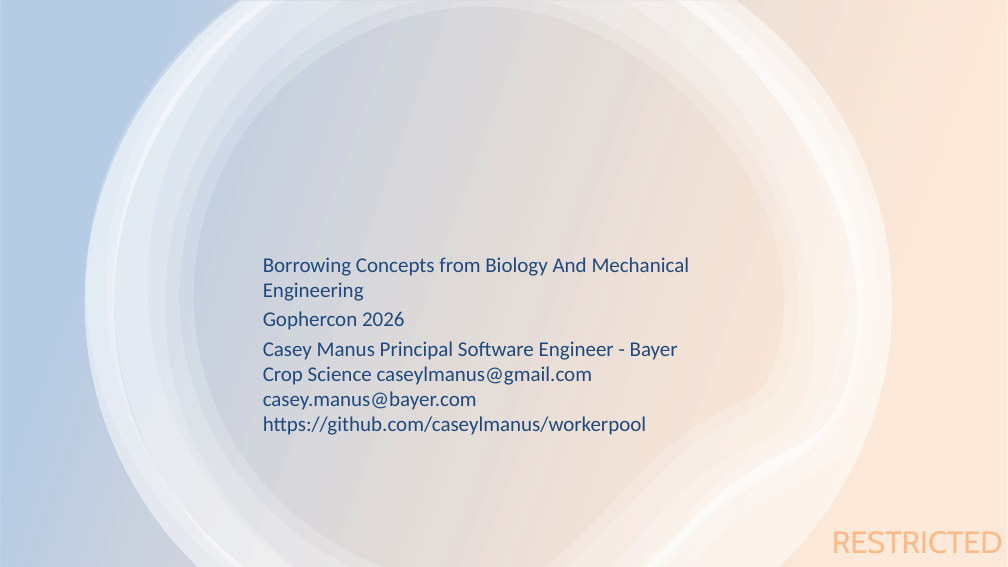
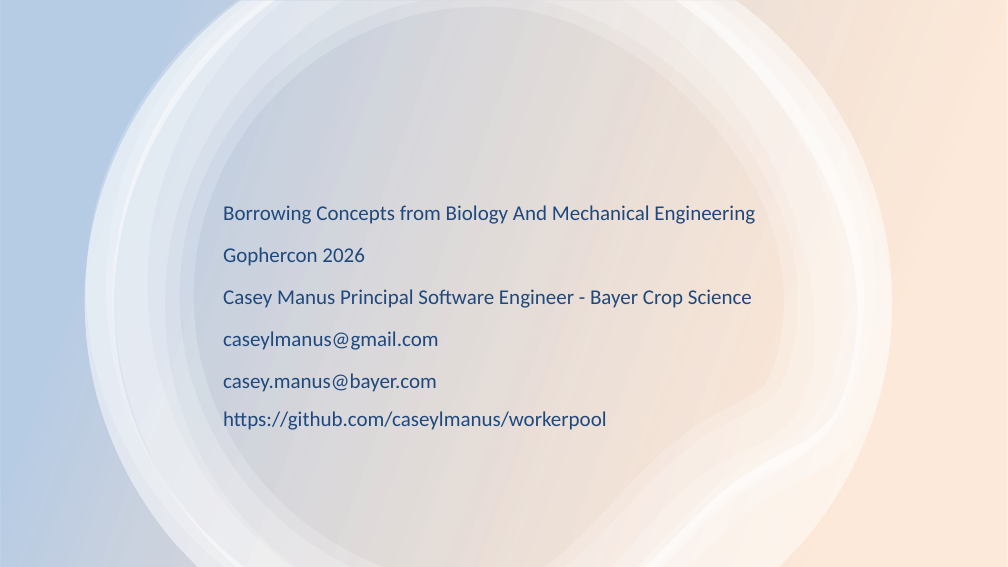
Before and after one commit to caseylmanus/workerpool, a slide deck: slide 2 of presentation.pptx. Drawn at 1008x567 pixels with LibreOffice and Linux fonts; fonts in the diff are those of the drawing. Boxes give left, top, right and bottom in pixels: in the first picture for what was removed or moved away, otherwise in the second. Text is boxed around its words. In the diff, an @@ line names an element or a change of style, - is before the commit and + after.

```diff
--- a/presentation.pptx
+++ b/presentation.pptx
@@ text "Borrowing Concepts from Biology And ..." moved from (x1=263, y1=257, x2=690, y2=435) to (x1=223, y1=205, x2=755, y2=430) @@
@@ text at (x1=223, y1=205, x2=755, y2=266): line spacing 1 to 1.5 @@
@@ text at (x1=223, y1=289, x2=752, y2=430): text changed @@
-Casey Manus Principal Software Engineer - Bayer Crop Science caseylmanus@gmail.com casey.manus@bayer.com https://github.com/caseylmanus/workerpool
+Casey Manus Principal Software Engineer - Bayer Crop Science
+caseylmanus@gmail.com
+casey.manus@bayer.com https://github.com/caseylmanus/workerpool
@@ text removed at (x1=832, y1=531, x2=1003, y2=553) @@
-RESTRICTED
```
Also in this commit, not shown: 15 other slides changed.
